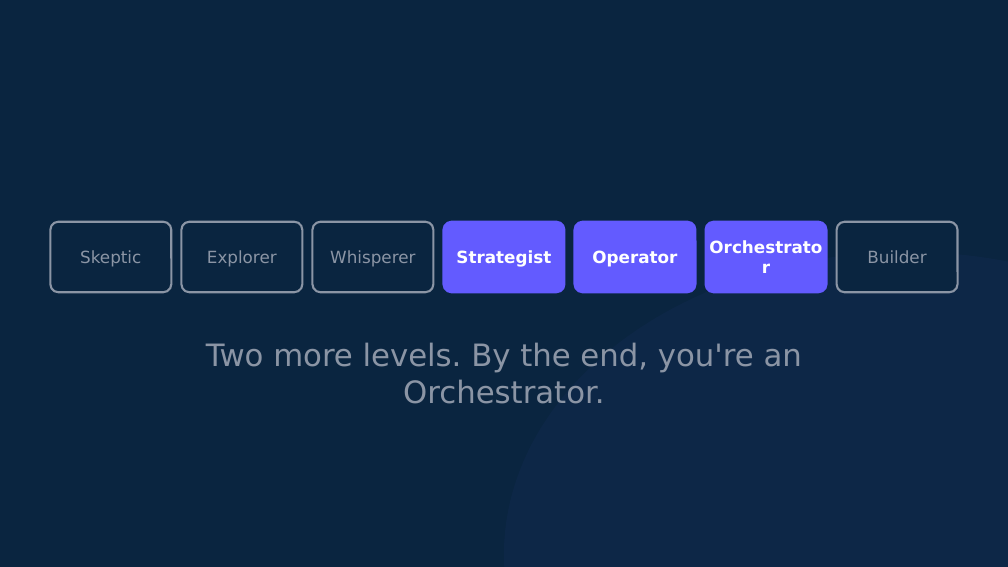
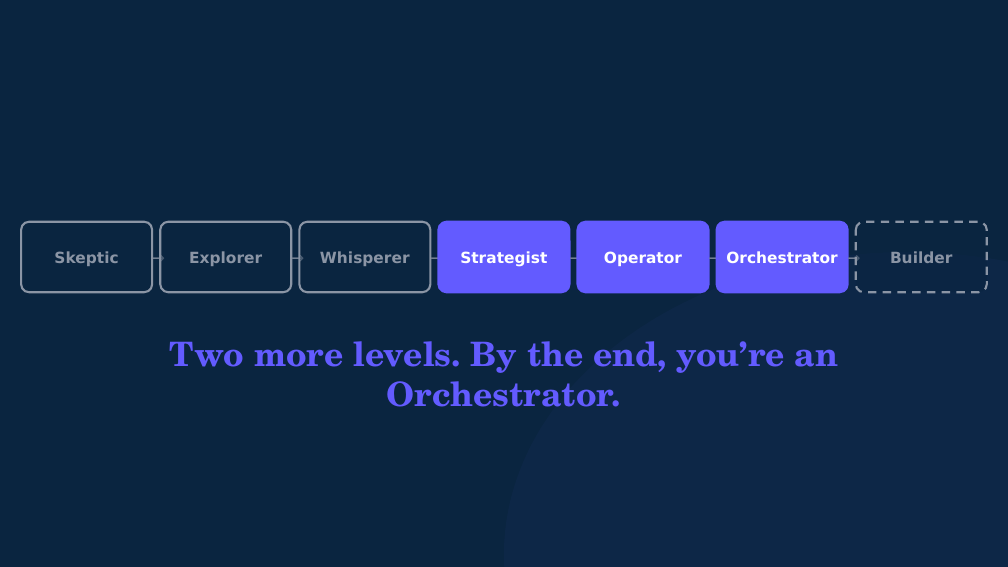
Before and after one commit to michaelengland/ai-best-practices, a slide deck: slide 2 of decks/workshop-2-orchestrator/workshop-2-orchestrator.pptx. Drawn at 1008x567 pixels with LibreOffice and Linux fonts; fonts in the diff are those of the drawing. Boxes give left, top, right and bottom in pixels: in the first picture for what was removed or moved away, otherwise in the second. Text is boxed around its words. In the diff, an @@ line names an element or a change of style, - is before the commit and + after.

```diff
--- a/decks/workshop-2-orchestrator/workshop-2-orchestrator.pptx
+++ b/decks/workshop-2-orchestrator/workshop-2-orchestrator.pptx
@@ text "Skeptic": place and size @@
-text "Skeptic" at [80,250,141,267]
+text "Skeptic" at [54,251,118,266]
@@ rounded rectangle: place and size @@
-rounded rectangle at [50,222,171,292]
+rounded rectangle at [21,222,152,292]
@@ text added at [152,222,160,292], 11 pt, text #8B95A5 @@
+→
@@ text "Explorer": place and size @@
-text "Explorer" at [207,250,277,267]
+text "Explorer" at [189,251,262,266]
@@ fill #0A2540 to #0A2540 at 50% opacity in 3 elements at [21,222,152,292], [299,222,430,292], [160,222,291,292] @@
@@ rounded rectangle: place and size @@
-rounded rectangle at [181,222,302,292]
+rounded rectangle at [160,222,291,292]
@@ text added at [291,222,299,292], 11 pt, text #8B95A5 @@
+→
@@ text "Whisperer": place and size @@
-text "Whisperer" at [330,250,415,267]
+text "Whisperer" at [320,251,410,266]
@@ rounded rectangle: place and size @@
-rounded rectangle at [312,222,433,292]
+rounded rectangle at [299,222,430,292]
@@ text added at [430,222,438,292], 11 pt, text #8B95A5 @@
+→
@@ rounded rectangle: place and size @@
-rounded rectangle at [444,222,564,292]
+rounded rectangle at [438,222,570,292]
@@ text added at [570,222,578,292], 11 pt, text #8B95A5 @@
+→
@@ rounded rectangle: place and size @@
-rounded rectangle at [575,222,696,292]
+rounded rectangle at [578,222,709,292]
@@ text added at [709,222,717,292], 11 pt, text #8B95A5 @@
+→
@@ size 12 to 11 pt in 3 elements at [460,251,547,267], [604,251,682,266], [726,251,837,263] @@
@@ text "Orchestrator": place and size @@
-text "Orchestrator" at [706,222,827,292]
+text "Orchestrator" at [726,251,837,263]
@@ rounded rectangle: place and size @@
-rounded rectangle at [706,222,827,292]
+rounded rectangle at [717,222,848,292]
@@ text added at [848,222,856,292], 11 pt, text #8B95A5 @@
+→
@@ size 12 to 11 pt, bold on in 4 elements at [54,251,118,266], [320,251,410,266], [189,251,262,266], [890,251,952,263] @@
@@ text "Builder": place and size @@
-text "Builder" at [867,250,926,263]
+text "Builder" at [890,251,952,263]
@@ rounded rectangle: place and size @@
-rounded rectangle at [837,222,958,292]
+rounded rectangle at [856,222,987,292]
@@ rounded rectangle at [856,222,987,292]: fill #0A2540 to #0A2540 at 50% opacity; outline #8B95A5 1.5 pt to #8B95A5 1.5 pt dashed @@
@@ text at [170,341,839,407]: text changed; size 22 to 24 pt; font DejaVu Sans to TeX Gyre Schola; text colour #8B95A5 to #635BFF; bold on @@
-Two more levels. By the end, you're an Orchestrator.
+Two more levels. By the end, you’re an Orchestrator.
```
Also in this commit, not shown: 1 other slide changed, 12 other files.
